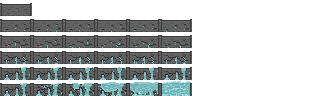
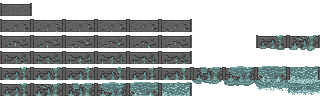
Before/after of a 320 × 96 layered artwork. What changed in the layer stack:
painted on "Drips" over [4,25,191,96]
painted on "Background" over [192,35,320,95]
